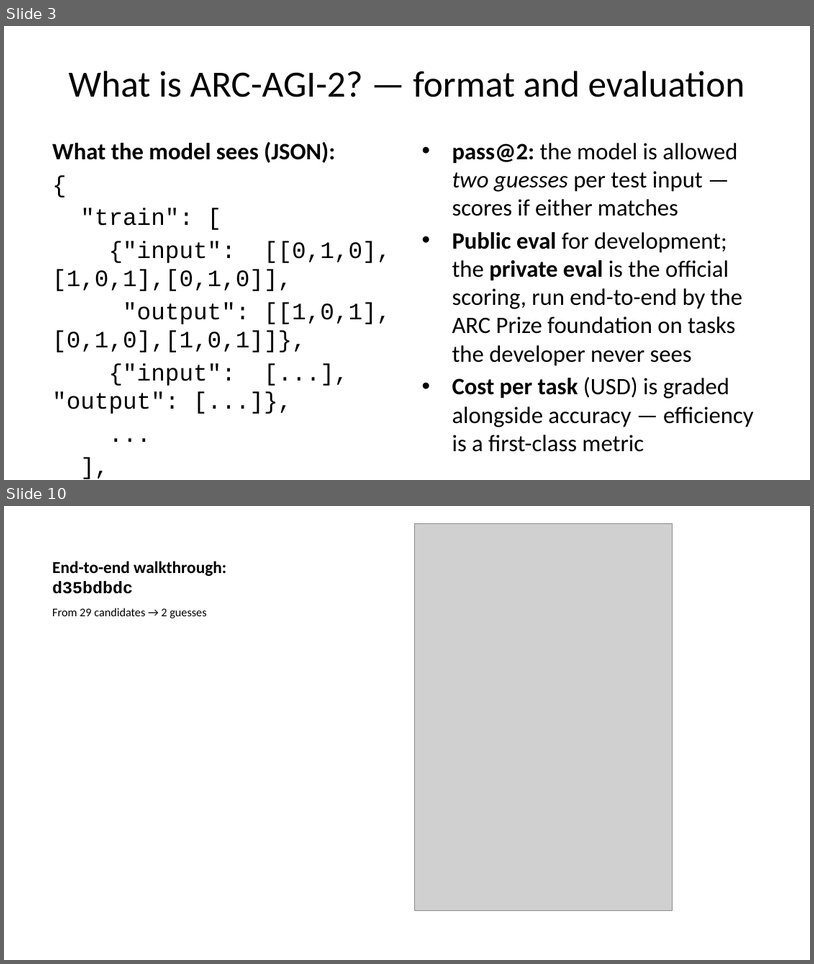
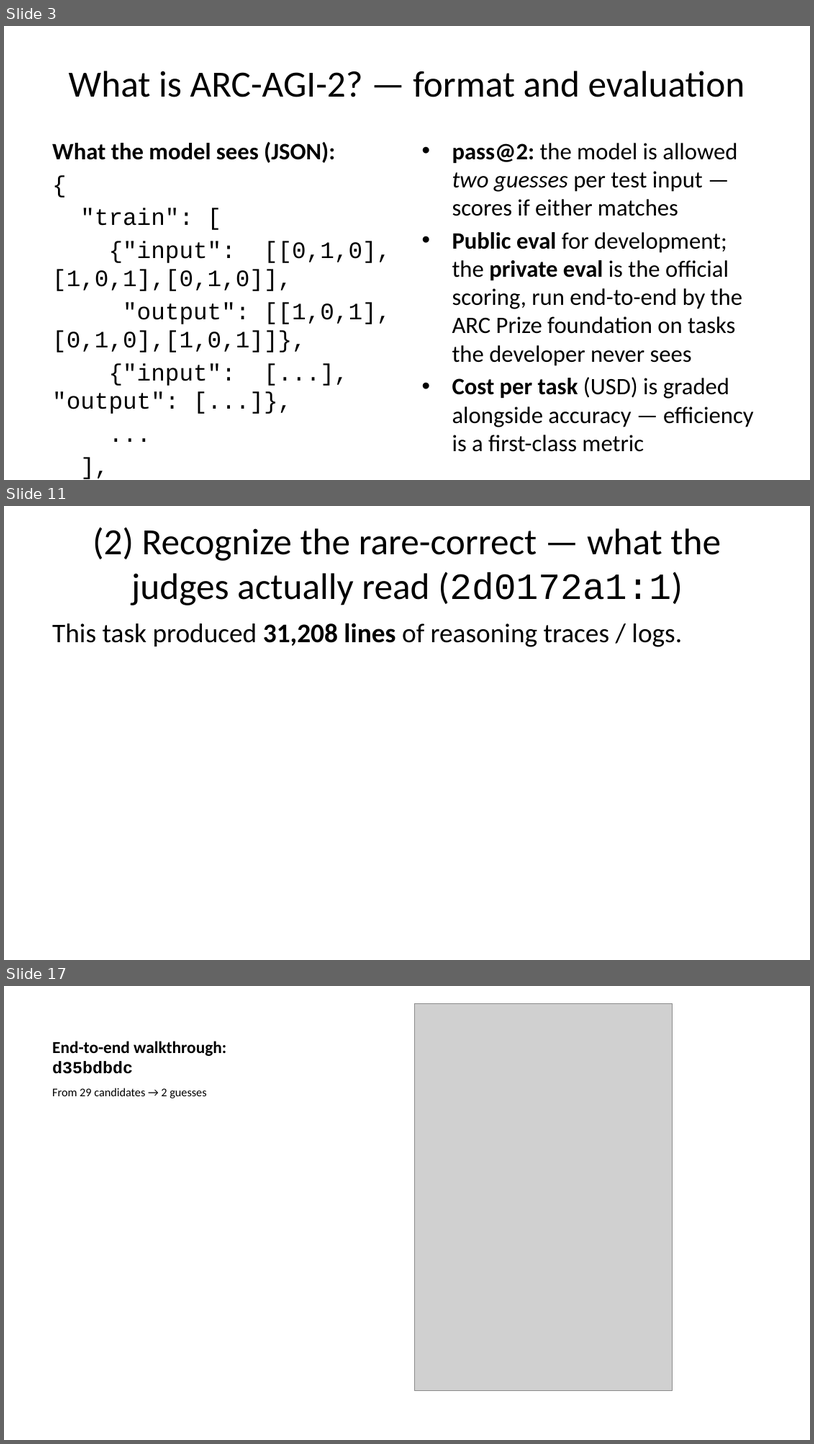
Before and after one commit to beetree/ARC-AGI, a slide deck: presentation/slides.pptx. Shown one above the other, each under a label of ours: slides 3 and 10 before the commit, slides 3, 11 and 17 after it; the slides between them are not shown. The pictures are 814x964 and 814x1444 pixels, drawn with LibreOffice and Linux fonts; fonts in the diff are those of the drawing; grey boxes stand for pictures. Boxes give left, top, right and bottom in pixels: in the first picture for what was removed or moved away, otherwise in the second. Text is boxed around its words. In the diff, an @@ line names an element or a change of style, - is before the commit and + after.

```diff
--- a/presentation/slides.pptx
+++ b/presentation/slides.pptx
@@ slide 11 added at (4,506,810,960), background #FFFFFF @@
@@ title added at (93,527,721,605), 33 pt, text #000000 @@
+(2) Recognize the rare-correct — what the judges actually read (2d0172a1:1)
@@ text added at (52,623,682,647), 24 pt, text #000000 @@
+This task produced 31,208 lines of reasoning traces / logs.
@@ what was slide 10 is now slide 17 @@
```
Also in this commit, not shown: 12 slides changed, 3 other slides added, 9 other files.
